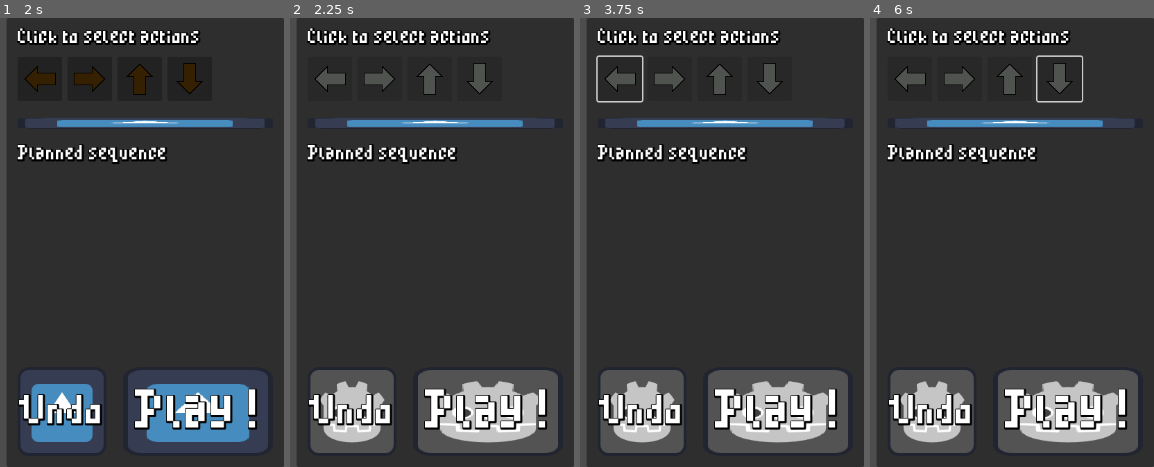
Above: before the commit, frames 1-4 (left to right).
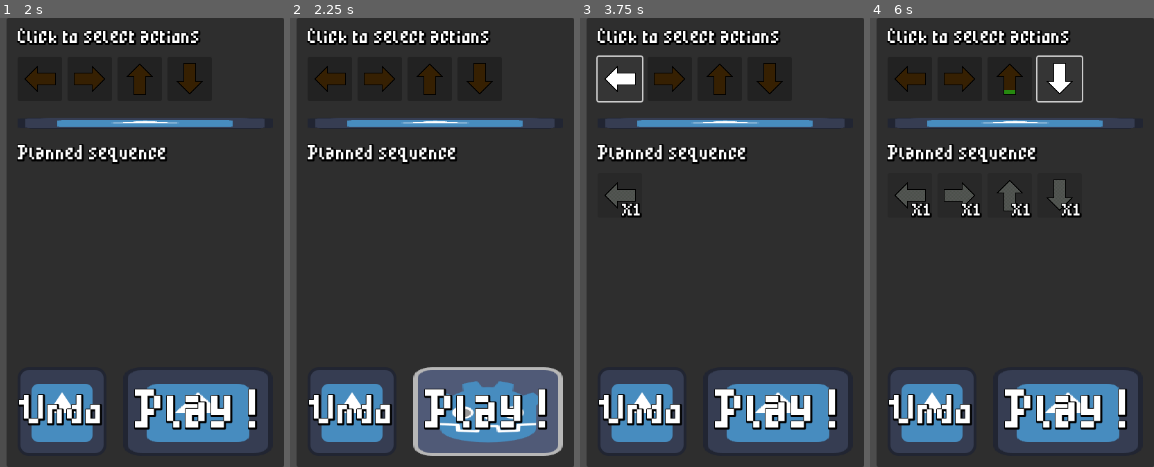
Above: after the commit, the same moments.

Repository: chrismeunier/EpicGameJam11
Game: Godot game, scene res://interface/controls.tscn
The game is run twice, just before and just after one commit, with the same random seed, the same clock (stepped at 60 frames per second) and the same inputs. This scene is started directly instead of the project's main scene. The engine's default icon, where the game draws it, is replaced by a stand-in: a white triangle on a blue panel in a dark square.
Inputs (mouse positions are in pixels of both pictures, inside the frame that each line leads up to):
- Up to frame 1 (2 s): tap Enter at 0.5, 1.25 s; move the mouse to (59, 220) at 0.52 s; hold D (Right) 0.53-1.28 s; hold Shift 0.53-1.28 s; move the mouse to (outside the picture) at 1.27 s; hold S (Down) from 1.28 s (still down); tap 2 at 1.35 s
- Up to frame 2 (2.25 s): release S (Down) at 2 s; click "Play !" at 2 s
- Up to frame 3 (3.75 s): click (778, 413) at 2.75 s, where only the run after the commit has a clickable "Play !"; click (619, 80) at 3.5 s, where only the run after the commit has a clickable "0"
- Up to frame 4 (6 s): click (960, 80) at 4.25 s, where only the run after the commit has a clickable "1"; click (1009, 80) at 5 s, where only the run after the commit has a clickable "2"; click (1060, 80) at 5.75 s, where only the run after the commit has a clickable "3"

Frame 1 is identical in both runs. In frame 2, 13% of the frame differs, in the area x 7-97%, y 10-98%; in frame 3, 13%; in frame 4, 14%, in the area x 7-95%, y 10-97%.
Error before the commit: Invalid call. Nonexistent function 'play_hover_in' in base 'Nil'. (res://interface/command_sequence.gd:68)

Commit message:
Fixed animation and disparition of commands

Diff:
--- a/events.gd
+++ b/events.gd
@@ -12,6 +12,7 @@
 # Signals to interact with the control panel
 signal to_select_mode
 signal movement_ended
+# Call "Events.movement_ended.emit()" when movement is done
 
 
 func _ready() -> void:
--- a/interface/command_sequence.gd
+++ b/interface/command_sequence.gd
@@ -25,7 +25,10 @@
 
 func get_first_command_item() -> CommandItem:
 	if grid_container.get_child_count():
-		return get_sequence()[0]
+		for i in range(grid_container.get_child_count()):
+			if grid_container.get_child(i).disabled:
+				continue
+			return get_sequence()[i]
 	return null
 
 func remove_last_command_item():
@@ -85,8 +88,8 @@
 			# Events.go_down.emit()
 			print("Going down!")
 	#! FIXME some hack to test the states
-	await get_tree().create_timer(2).timeout
-	Events.movement_ended.emit()
+	#await get_tree().create_timer(2).timeout
+	#Events.movement_ended.emit()
 
 func should_loop() -> bool:
 	if get_first_command_item().label_x_value > 1:
@@ -97,10 +100,11 @@
 	get_first_command_item().decrement_label()
 	cmd_list.pop_front()
 
-func pop_free_first_command():
+func pop_first_command():
 	cmd_list.pop_front()
 	var command_item = get_first_command_item()
-	command_item.call_deferred("queue_free")
+	command_item.disable()
+	command_item.decrement_label()
 
 func is_not_empty() -> bool:
 	#print("Sequence over ? ", cmd_list, get_sequence())
--- a/interface/controls.gd
+++ b/interface/controls.gd
@@ -34,7 +34,8 @@
 	undo_button.disabled = false
 
 func _on_play_button_pressed() -> void:
-	state_chart.send_event("start_playing")
+	if command_sequence.is_not_empty():
+		state_chart.send_event("start_playing")
 
 func _on_undo_button_pressed() -> void:
 	command_sequence.remove_last_command_item()
@@ -68,6 +69,7 @@
 # ENTRY/EXIT OF STATES
 func _on_inactive_state_entered() -> void:
 	_disable_all_buttons()
+	command_sequence.clear_sequence()
 
 
 func _on_selecting_state_entered() -> void:
@@ -86,8 +88,8 @@
 
 
 func _on_signal_to_move_state_entered() -> void:
+	command_sequence.send_movement_direction()
 	command_sequence.start_animation()
-	command_sequence.send_movement_direction()
 
 
 func to_ask_for_loop():
@@ -96,7 +98,7 @@
 	if command_sequence.should_loop():
 		state_chart.send_event("count_down")
 	else:
-		command_sequence.pop_free_first_command()
+		command_sequence.pop_first_command()
 		state_chart.send_event("no_repeat")
 
 
